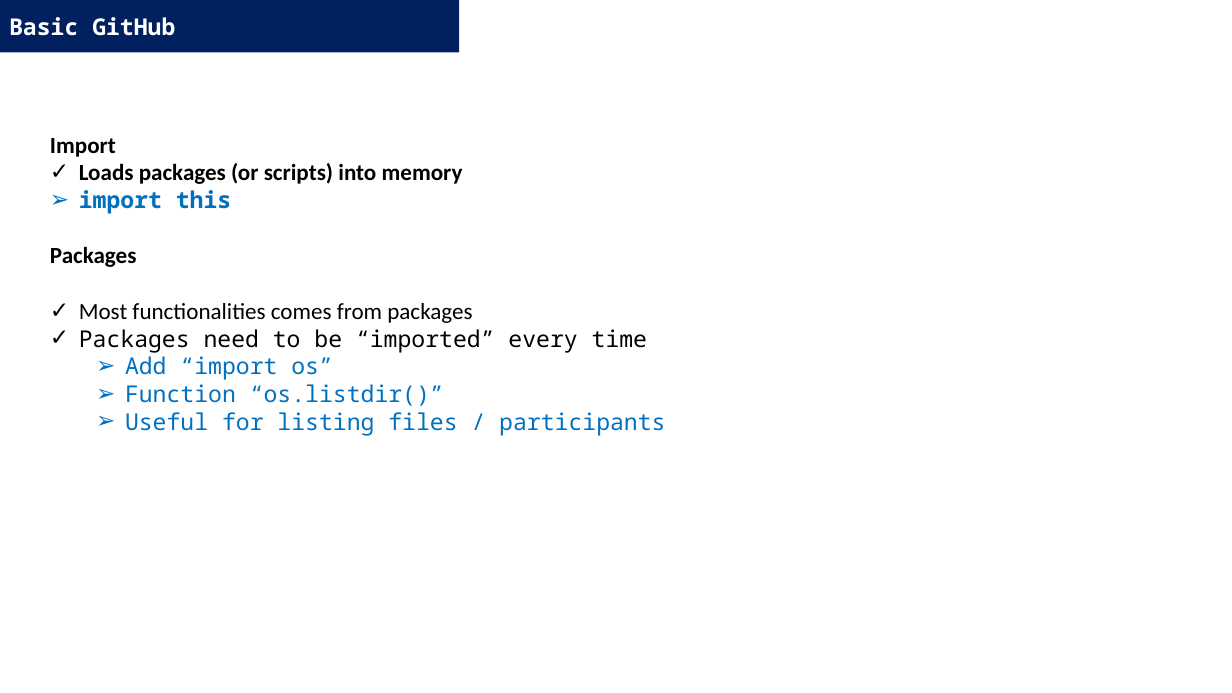
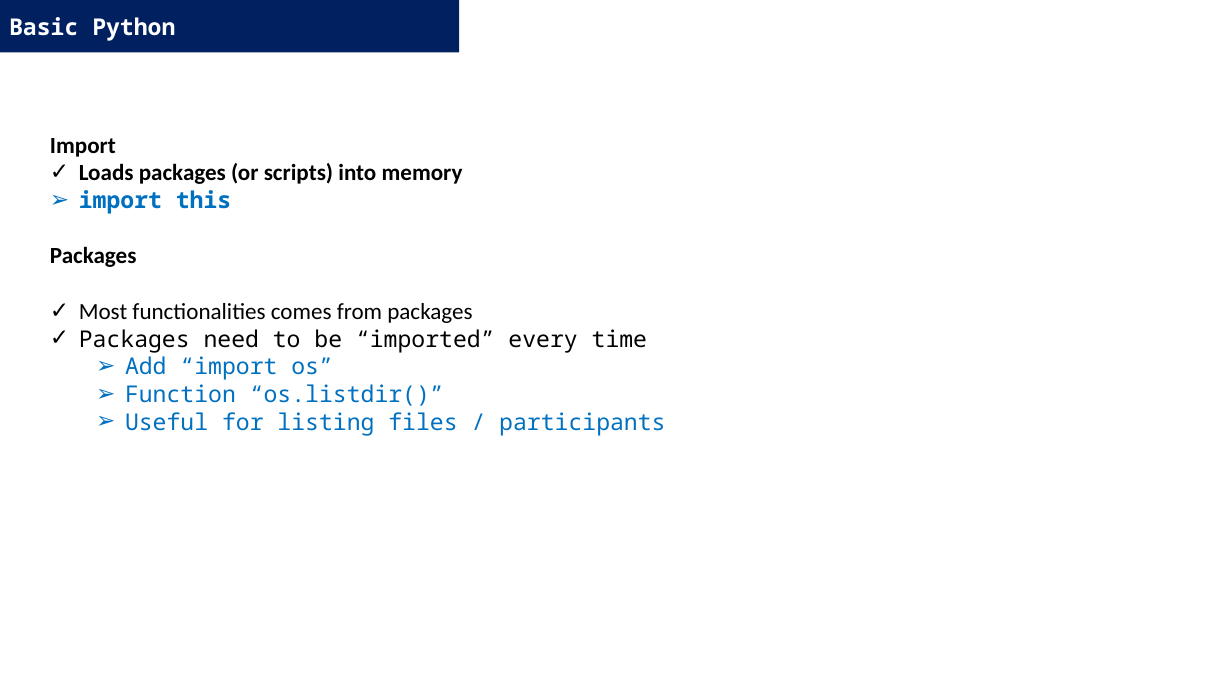
Before and after one commit to DominiqueMakowski/teaching, a slide deck: slide 30 of Python/2022_Zurich/AdvancedPython_2022.pptx (slide 31 before the commit). Drawn at 1232x693 pixels with LibreOffice and Linux fonts; fonts in the diff are those of the drawing. Boxes give left, top, right and bottom in pixels: in the first picture for what was removed or moved away, otherwise in the second. Text is boxed around its words. In the diff, an @@ line names an element or a change of style, - is before the commit and + after.

```diff
--- a/Python/2022_Zurich/AdvancedPython_2022.pptx
+++ b/Python/2022_Zurich/AdvancedPython_2022.pptx
@@ text in rectangle at [9,17,175,41]: text changed @@
-Basic GitHub
+Basic Python
```
Also in this commit, not shown: 4 other slides changed, 13 slides added, 5 slides removed.
